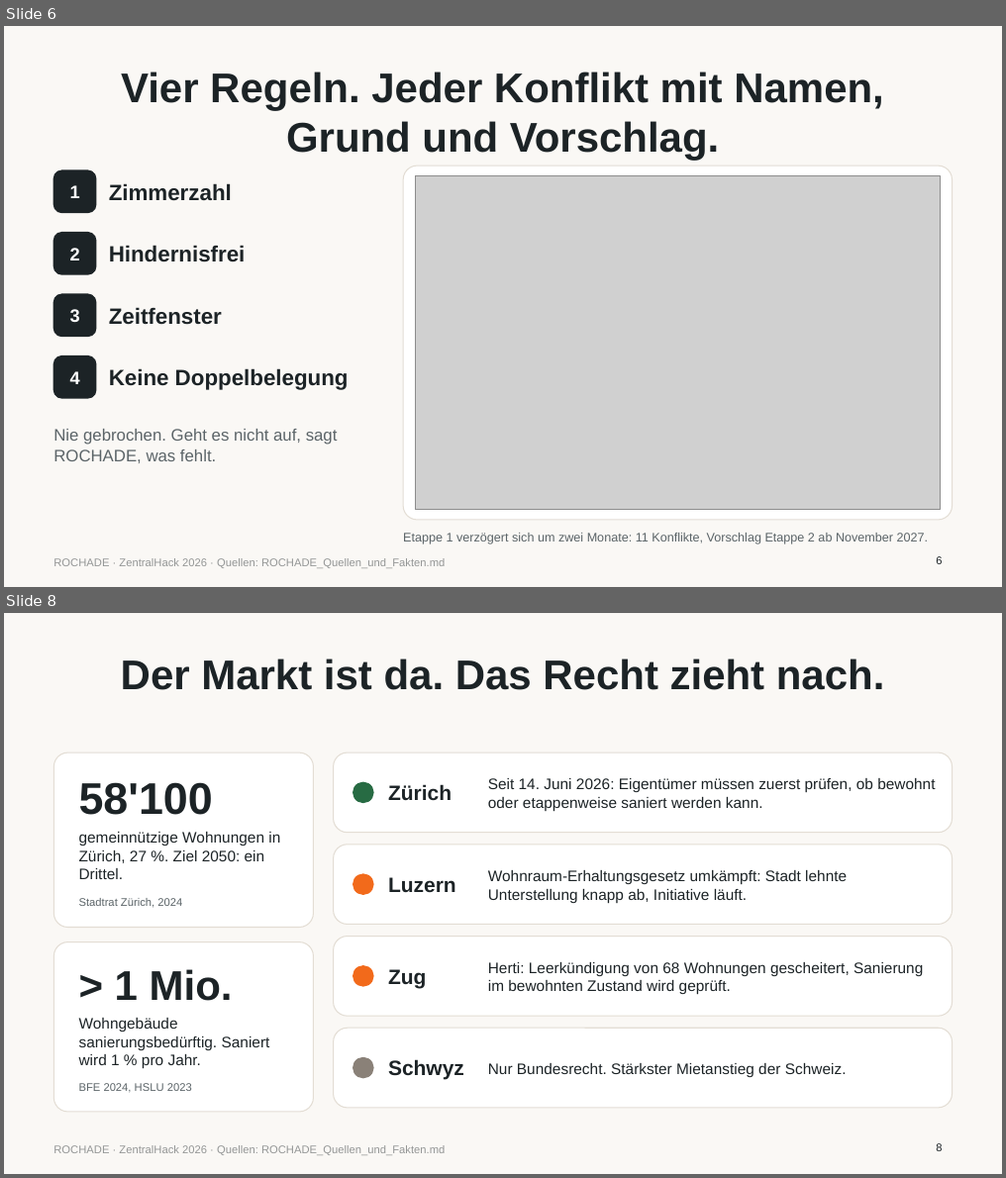
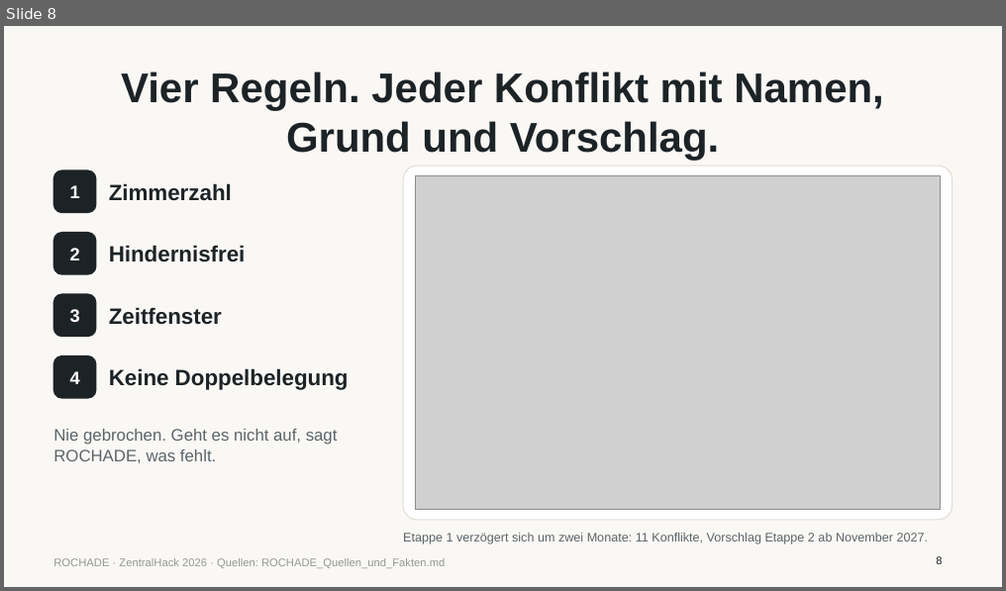
Before and after one commit to platret/ROCHADE, a slide deck: pitch/ROCHADE_Pitch.pptx. Shown one above the other, each under a label of ours: slides 6 and 8 before the commit, slide 8 after it; the slides between them are not shown. The pictures are 1006x1178 and 1006x591 pixels, drawn with LibreOffice and Linux fonts; fonts in the diff are those of the drawing; grey boxes stand for pictures. Boxes give left, top, right and bottom in pixels: in the first picture for what was removed or moved away, otherwise in the second. Text is boxed around its words. In the diff, an @@ line names an element or a change of style, - is before the commit and + after.

```diff
--- a/pitch/ROCHADE_Pitch.pptx
+++ b/pitch/ROCHADE_Pitch.pptx
@@ slide 8 removed at <box>4,613,1002,1174</box>, background #FAF8F5; not listed: 1 template element that a slide beside it also shows @@
@@ title removed at <box>121,659,885,690</box> @@
-Der Markt ist da. Das Recht zieht nach.
@@ rounded rectangle removed at <box>54,753,313,928</box> @@
@@ rounded rectangle removed at <box>334,753,952,833</box> @@
@@ text removed at <box>79,782,213,815</box> @@
-58'100
@@ ellipse removed at <box>353,782,373,803</box> @@
@@ text removed at <box>388,784,451,801</box> @@
-Zürich
@@ text removed at <box>488,778,935,811</box> @@
-Seit 14. Juni 2026: Eigentümer müssen zuerst prüfen, ob bewohnt oder etappenweise saniert werden kann.
@@ text removed at <box>79,832,280,879</box> @@
-gemeinnützige Wohnungen in Zürich, 27 %. Ziel 2050: ein Drittel.
@@ rounded rectangle removed at <box>334,845,952,924</box> @@
@@ ellipse removed at <box>353,874,373,894</box> @@
@@ text removed at <box>388,877,456,893</box> @@
-Luzern
@@ text removed at <box>488,870,846,903</box> @@
-Wohnraum-Erhaltungsgesetz umkämpft: Stadt lehnte Unterstellung knapp ab, Initiative läuft.
@@ text removed at <box>79,898,182,908</box> @@
-Stadtrat Zürich, 2024
@@ rounded rectangle removed at <box>334,937,952,1016</box> @@
@@ rounded rectangle removed at <box>54,943,313,1112</box> @@
@@ ellipse removed at <box>353,966,373,986</box> @@
@@ text removed at <box>488,962,923,995</box> @@
-Herti: Leerkündigung von 68 Wohnungen gescheitert, Sanierung im bewohnten Zustand wird geprüft.
@@ text removed at <box>115,969,233,1001</box> @@
-> 1 Mio.
@@ text removed at <box>388,969,426,988</box> @@
-Zug
@@ text removed at <box>79,1018,270,1069</box> @@
-Wohngebäude sanierungsbedürftig. Saniert wird 1 % pro Jahr.
@@ rounded rectangle removed at <box>334,1028,952,1108</box> @@
@@ text removed at <box>79,1083,192,1093</box> @@
-BFE 2024, HSLU 2023
@@ ellipse removed at <box>353,1059,373,1078</box> @@
@@ text removed at <box>388,1059,464,1080</box> @@
-Schwyz
@@ text removed at <box>488,1063,846,1077</box> @@
-Nur Bundesrecht. Stärkster Mietanstieg der Schweiz.
@@ page number removed at <box>936,1144,942,1152</box> @@
-8
@@ what was slide 6 is now slide 8 @@
```
Also in this commit, not shown: 6 slides changed, 2 slides added, 1 other slide removed, 2 other files.
